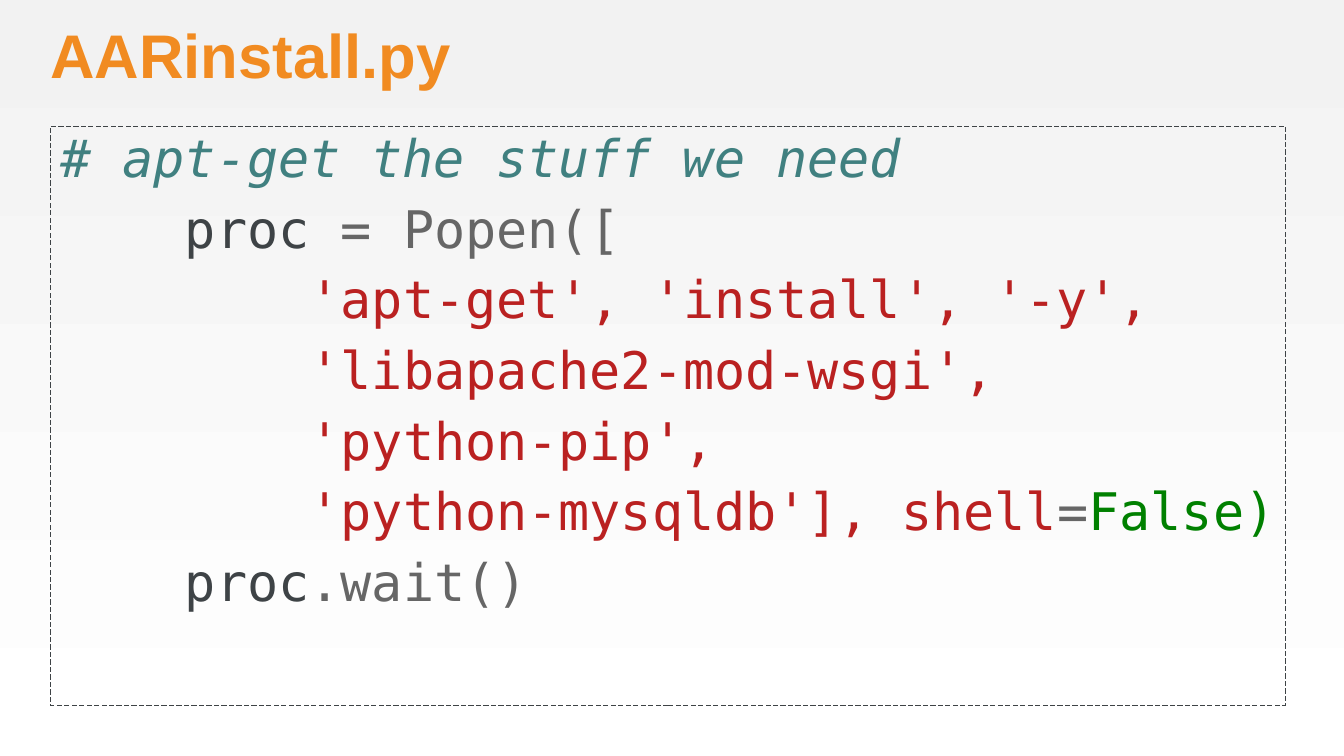
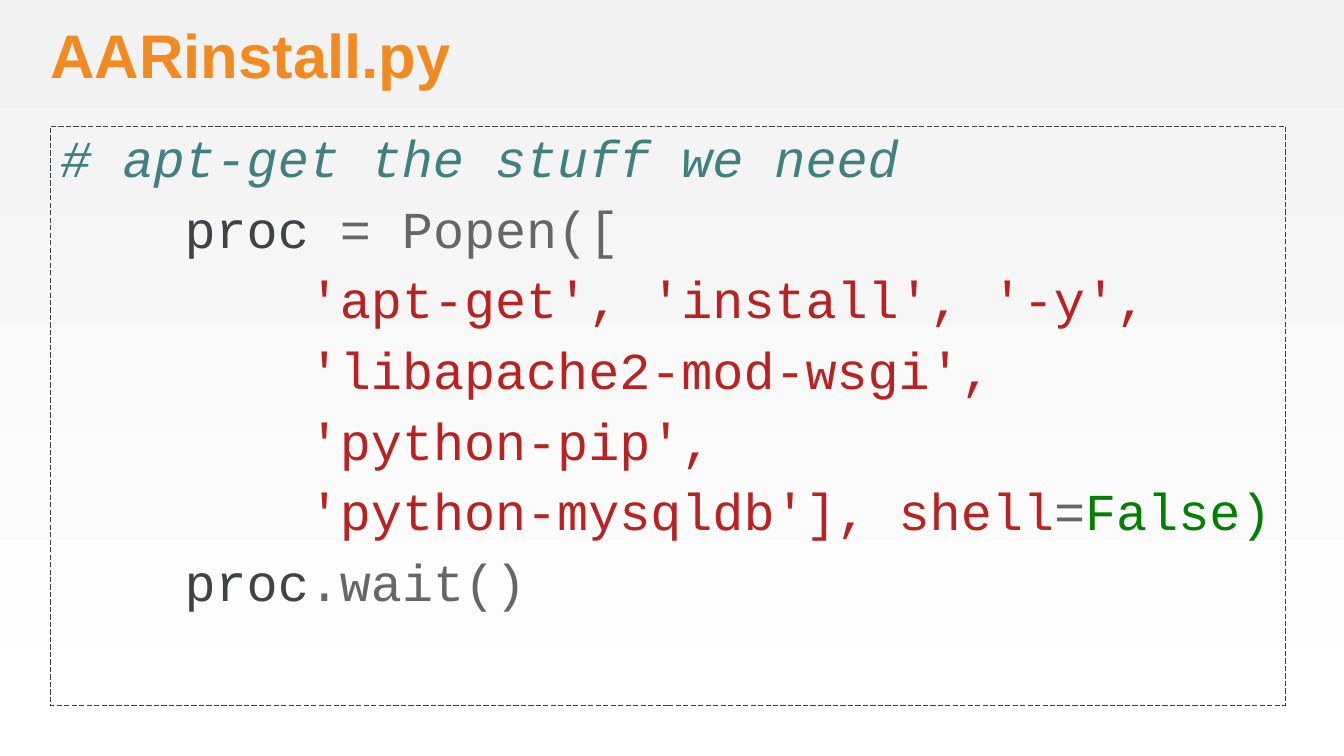
Before and after one commit to chef-training/workshops, a slide deck: slide 13 of Awesome_Appliance_Repair/AwesomeApplicanceRepair.pptx. Drawn at 1344x756 pixels with LibreOffice and Linux fonts; fonts in the diff are those of the drawing; background and template pictures are left out. Boxes give left, top, right and bottom in pixels: in the first picture for what was removed or moved away, otherwise in the second. Text is boxed around its words. In the diff, an @@ line names an element or a change of style, - is before the commit and + after.

Commit message:
Update the command slides
* Change font and layout
* Break up the multi-step slides into multiple slides

```diff
--- a/Awesome_Appliance_Repair/AwesomeApplicanceRepair.pptx
+++ b/Awesome_Appliance_Repair/AwesomeApplicanceRepair.pptx
@@ text "# apt-get the stuff we ..." at [50,126,1286,706]: font DejaVu Sans Mono to Courier New @@
```
Also in this commit, not shown: 16 other slides changed, 7 slides added, 1 other file.
